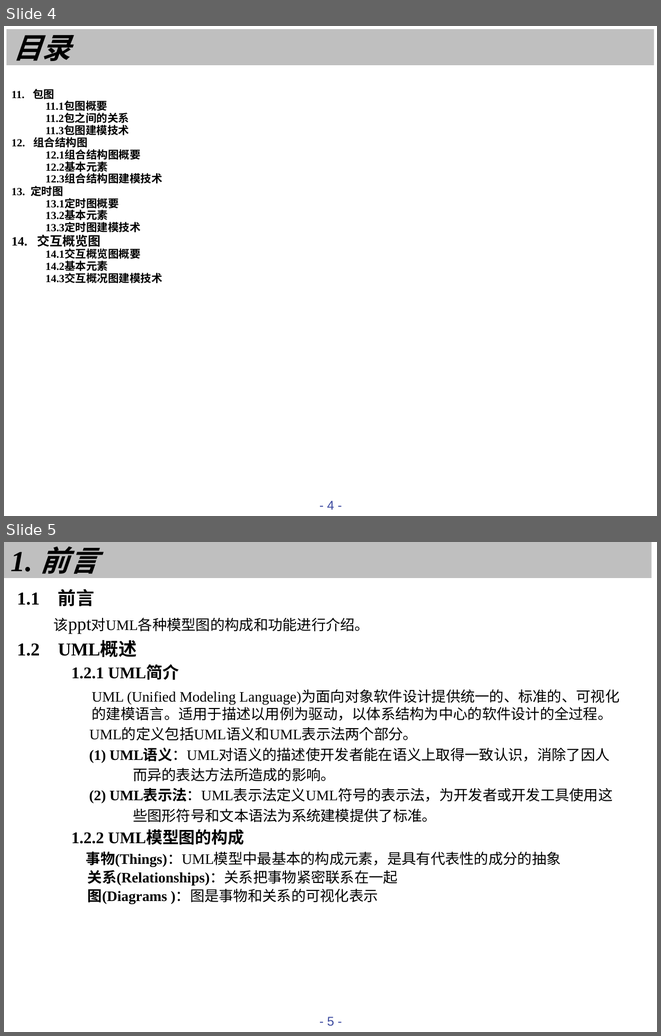
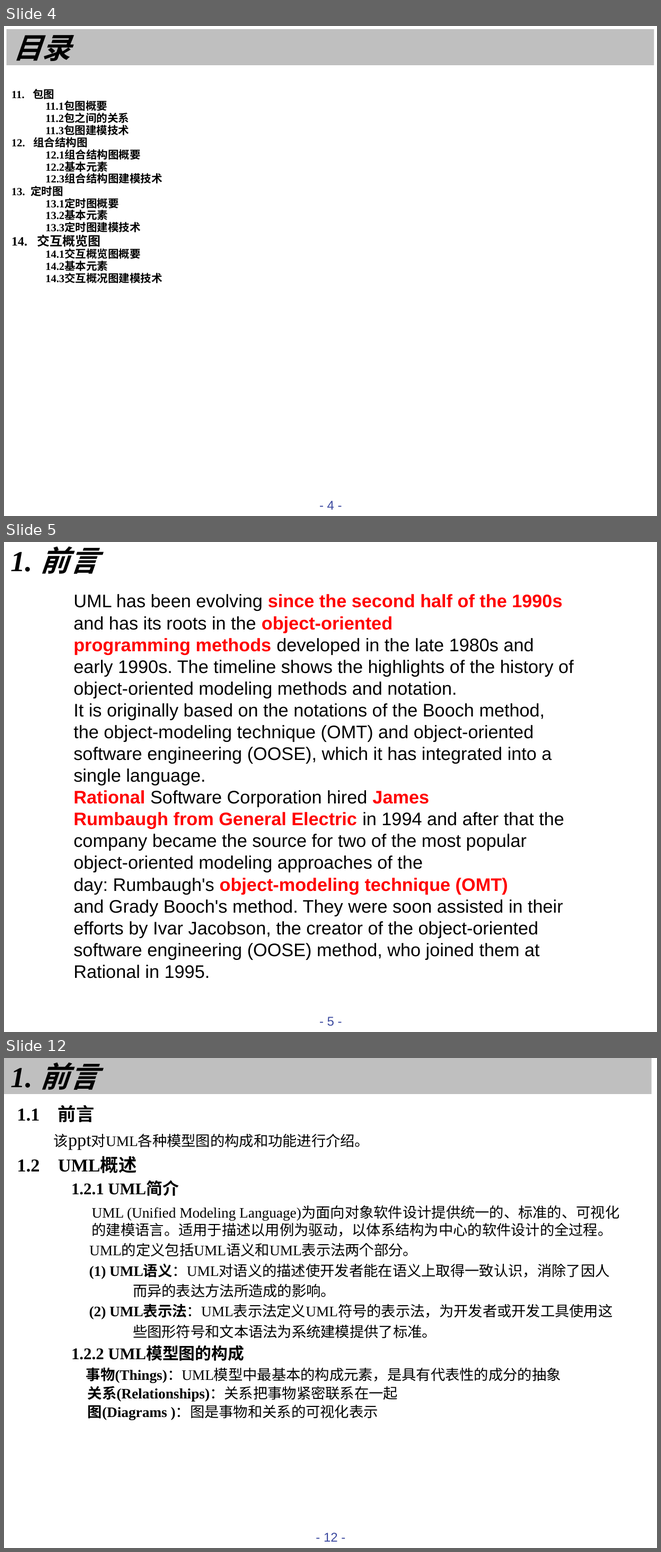
Before and after one commit to tmaczjj/2017work, a slide deck: week4/[prd-03,31501311]uml ppt.pptx. Shown one above the other, each under a label of ours: slides 4 and 5 before the commit, slides 4, 5 and 12 after it; the slides between them are not shown. The pictures are 661x1036 and 661x1552 pixels, drawn with LibreOffice and Linux fonts; fonts in the diff are those of the drawing. Boxes give left, top, right and bottom in pixels: in the first picture for what was removed or moved away, otherwise in the second. Text is boxed around its words. In the diff, an @@ line names an element or a change of style, - is before the commit and + after.

```diff
--- a/week4/[prd-03,31501311]uml ppt.pptx
+++ b/week4/[prd-03,31501311]uml ppt.pptx
@@ slide 5 added at box(4, 542, 657, 1032), background #FFFFFF; not listed: 1 template element that a slide beside it also shows @@
@@ text added at box(10, 546, 99, 574), 32 pt, text #000000, bold, italic @@
+1. 前言
@@ text added at box(73, 594, 574, 978), 20 pt, text #000000 @@
+UML has been evolving since the second half of the 1990s and has its roots in the object-oriented programming methods developed in the late 1980s and early 1990s. The timeline shows the highlights of the history of object-oriented modeling methods and notation.
+It is originally based on the notations of the Booch method, the object-modeling technique (OMT) and object-oriented software engineering (OOSE), which it has integrated into a single language.
+Rational Software Corporation hired James Rumbaugh from General Electric in 1994 and after that the company became the source for two of the most popular object-oriented modeling approaches of the day: Rumbaugh's object-modeling technique (OMT) and Grady Booch's method. They were soon assisted in their efforts by Ivar Jacobson, the creator of the object-oriented software engineering (OOSE) method, who joined them at Rational in 1995.
@@ what was slide 5 is now slide 12 @@
@@ page number at box(324, 1532, 338, 1541): text changed @@
-- 5 -
+- 12 -
```
Also in this commit, not shown: 1 slide changed, 7 other slides added.
